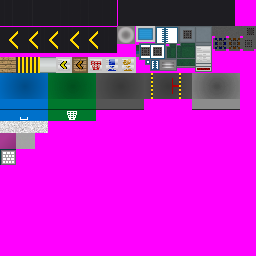
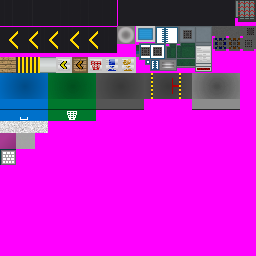
Two versions of the same layered image (256 × 256). Layer-by-layer changes:
painted on "Color" over [235, 0, 256, 22]
